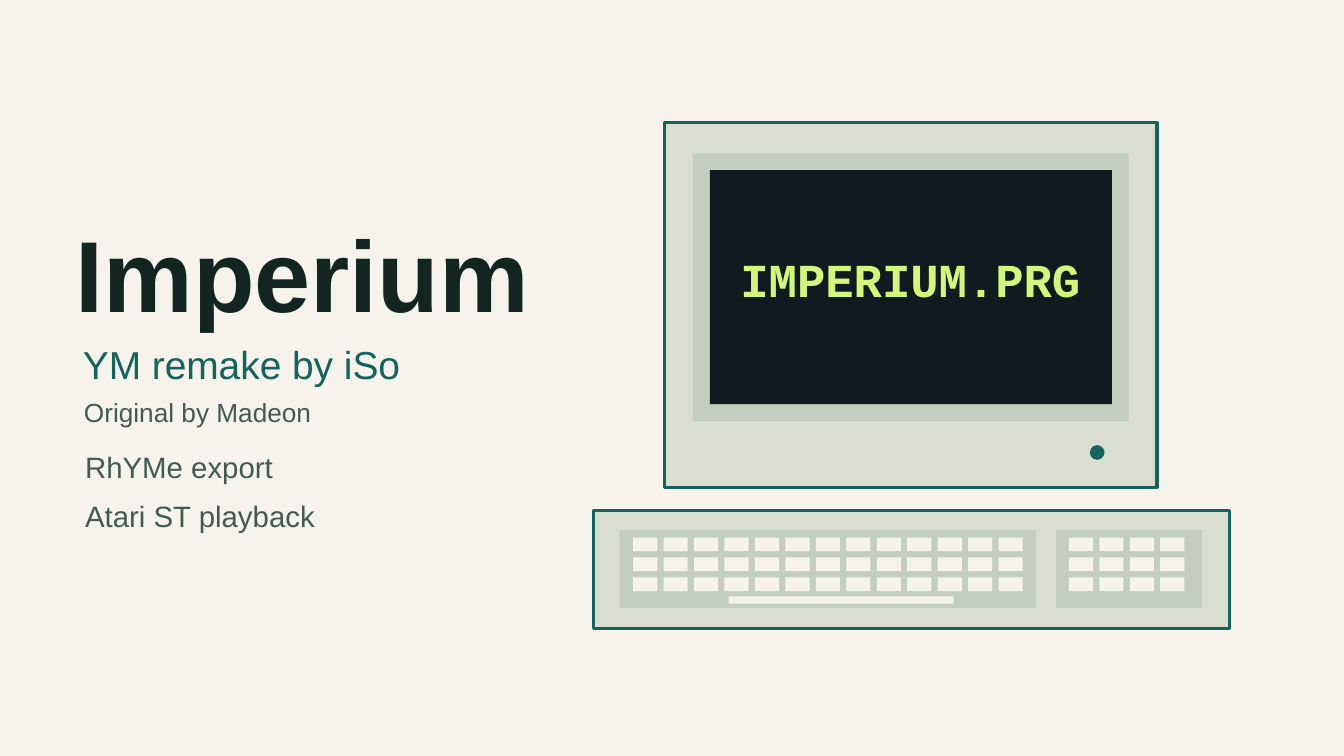
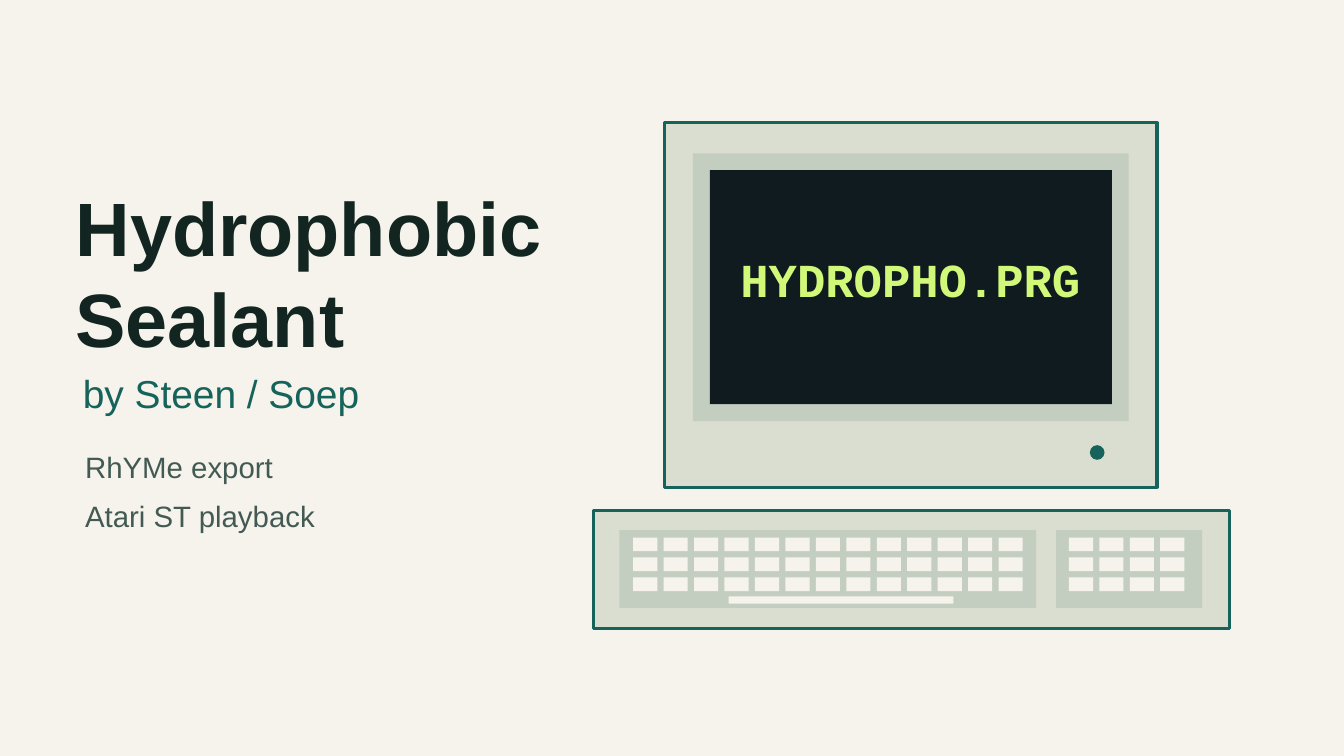
Before and after one commit to odipar/YMX, a slide deck: slide 15 of doc/presentations/silly_venture/main.pptx. Drawn at 1344x756 pixels with LibreOffice and Linux fonts; fonts in the diff are those of the drawing. Boxes give left, top, right and bottom in pixels: in the first picture for what was removed or moved away, otherwise in the second. Text is boxed around its words. In the diff, an @@ line names an element or a change of style, - is before the commit and + after.

```diff
--- a/doc/presentations/silly_venture/main.pptx
+++ b/doc/presentations/silly_venture/main.pptx
@@ text at [76, 201, 542, 348]: text changed; size 72 to 54 pt @@
-Imperium
+Hydrophobic
+Sealant
@@ text at [740, 265, 1080, 298]: text changed @@
-IMPERIUM.PRG
+HYDROPHO.PRG
@@ text at [83, 379, 359, 415]: text changed @@
-YM remake by iSo
+by Steen / Soep
@@ text removed at [84, 403, 311, 427] @@
-Original by Madeon
```
Also in this commit, not shown: 8 other files.
